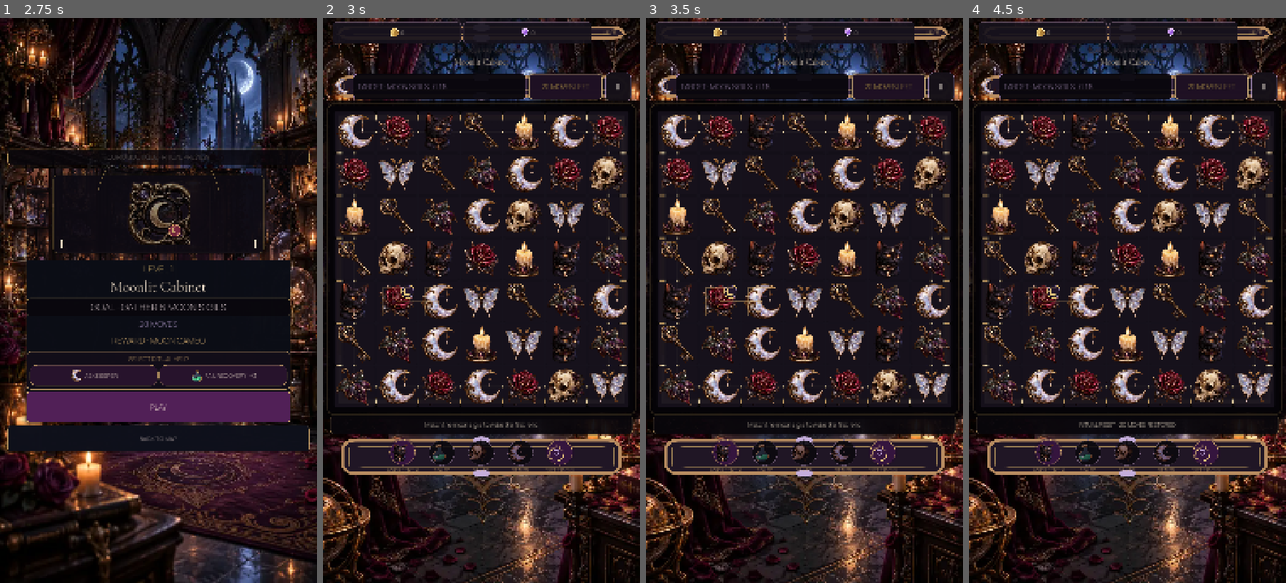
Above: before the commit, frames 1-4 (left to right).
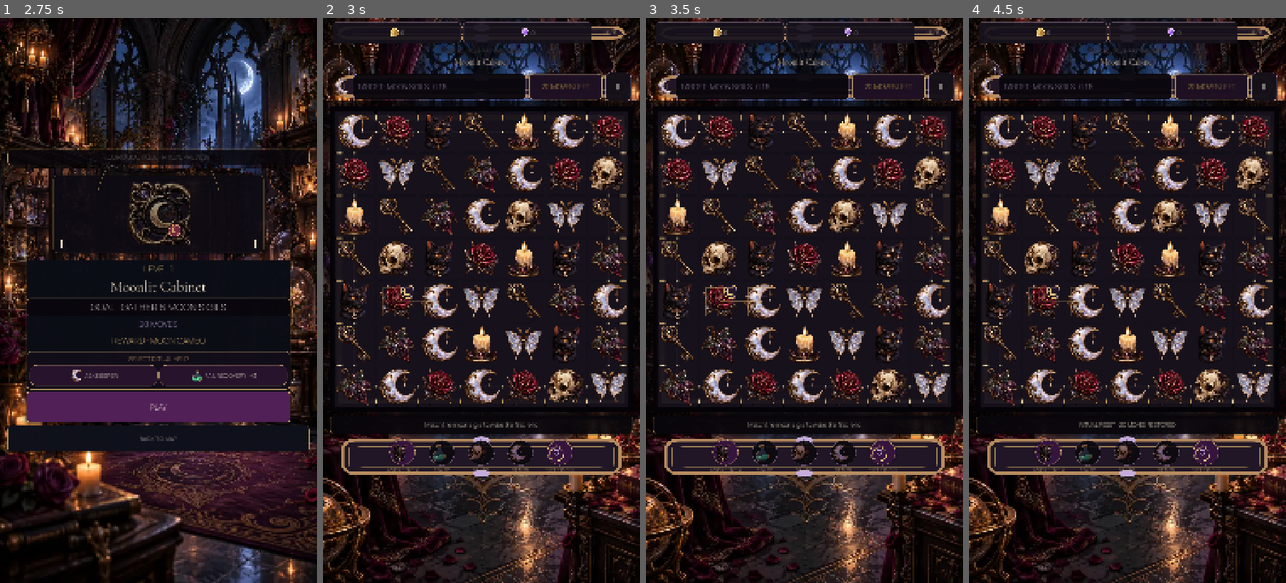
Above: after the commit, the same moments.

Repository: Jay-prodesign/akilta-match3
Game: Godot game, scene res://src/app/app_bootstrap.tscn
Two runs of this game, one before a commit and one after it. Both use one fixed random seed, a clock stepped at 60 frames per second and the inputs below.
Inputs:
- Up to frame 1 (2.75 s): click "ENTER THE HOUSE" at 0.5 s; click "PLAY LEVEL 1" at 1.25 s; click "1" at 2 s
- Up to frame 2 (3 s): click "PLAY" at 2.75 s
- Up to frame 3 (3.5 s): no input
- Up to frame 4 (4.5 s): click "Ⅱ" at 3.5 s; click "RESTART LEVEL" at 4.25 s

Frame 1 is identical in both runs. In frame 2, 0.7% of the frame differs, in the area x 0-99%, y 14-71%; in frame 3, 0.7%; in frame 4, 0.7%.

Commit message:
Use the authored BoardView frame as gameplay border owner

Diff:
--- a/src/ui/gameplay/gameplay_screen.gd
+++ b/src/ui/gameplay/gameplay_screen.gd
@@ -157,7 +157,7 @@
 	ProductionChrome.apply_gameplay_shell($ResourceBar, "resources")
 	ProductionChrome.apply_gameplay_shell($Layout/HUDPlate, "objective")
 	ProductionChrome.apply_gameplay_shell($BoosterTray, "boosters")
-	var board_frame := $Layout/BoardFrame as PanelContainer
+	var board_frame := $Layout/BoardView/OrnateFrame as Panel
 	if board_frame != null:
 		board_frame.add_theme_stylebox_override("panel", StyleBoxEmpty.new())
 		board_frame.set_meta("production_board_frame_owner", "BoardView")
@@ -1031,6 +1031,8 @@
 		"truthful_sealed_slots": _sealed_boost_a != null and _sealed_boost_a.disabled and _sealed_boost_b != null and _sealed_boost_b.disabled and _sealed_boost_c != null and _sealed_boost_c.disabled,
 		"authored_target_moves_hierarchy": objective_icon != null and objective_icon.texture != null and objective_label != null and objective_label.get_theme_stylebox("normal") != null and moves_label != null and moves_label.get_theme_stylebox("normal") != null,
 		"authored_board_frame": get_node_or_null("Layout/BoardView/OrnateFrame") != null,
+		"asset_backed_gameplay_chrome": ($ResourceBar as PanelContainer).get_theme_stylebox("panel") is StyleBoxTexture and ($Layout/HUDPlate as PanelContainer).get_theme_stylebox("panel") is StyleBoxTexture and _booster_tray != null and _booster_tray.get_theme_stylebox("panel") is StyleBoxTexture,
+		"board_frame_asset_owner": String(($Layout/BoardView/OrnateFrame as Panel).get_meta("production_board_frame_owner", "")) == "BoardView",
 		"north_star_gameplay_geometry": ($ResourceBar as PanelContainer).offset_bottom - ($ResourceBar as PanelContainer).off …(284 unchanged characters)…
 		"resource_bar_height": ($ResourceBar as PanelContainer).offset_bottom - ($ResourceBar as PanelContainer).offset_top,
 		"hud_plate_height": ($Layout/HUDPlate as PanelContainer).custom_minimum_size.y,
